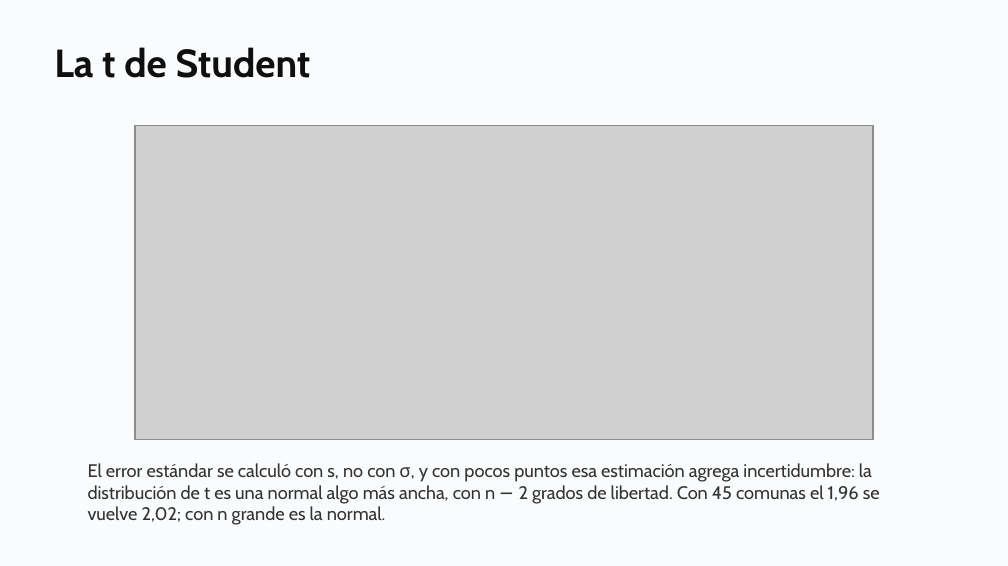
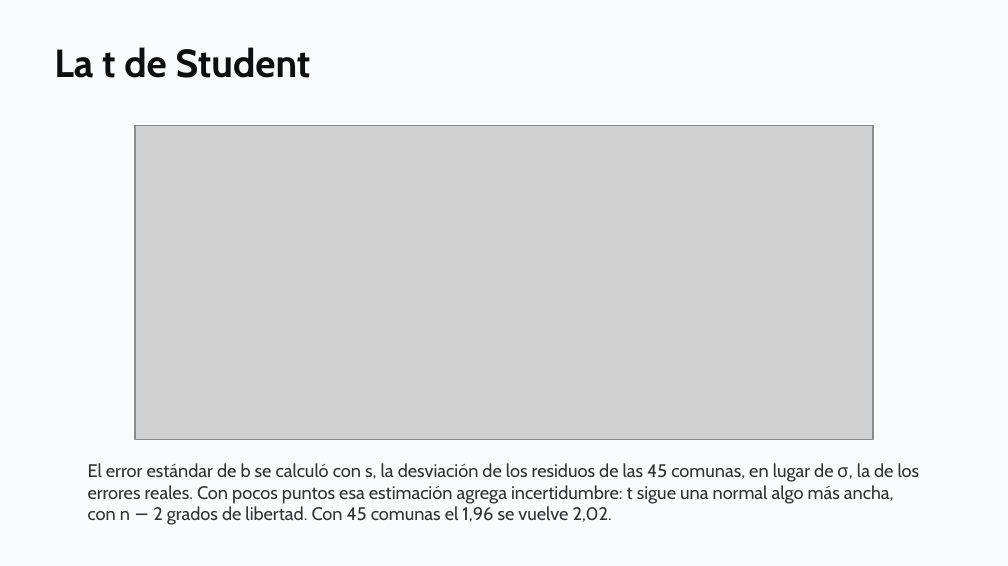
Before and after one commit to daniopitz/diplomado-cdd, a slide deck: slide 32 of presentaciones/clase05_probabilidad_inferencia.pptx (slide 31 before the commit). Drawn at 1008x566 pixels with LibreOffice and Linux fonts; fonts in the diff are those of the drawing; grey boxes stand for pictures. Boxes give left, top, right and bottom in pixels: in the first picture for what was removed or moved away, otherwise in the second. Text is boxed around its words. In the diff, an @@ line names an element or a change of style, - is before the commit and + after.

```diff
--- a/presentaciones/clase05_probabilidad_inferencia.pptx
+++ b/presentaciones/clase05_probabilidad_inferencia.pptx
@@ text at box(88, 463, 920, 525): text changed @@
-El error estándar se calculó con s, no con σ, y con pocos puntos esa estimación agrega incertidumbre: la distribución de t es una normal algo más ancha, con n − 2 grados de libertad. Con 45 comunas el 1,96 se vuelve 2,02; con n grande es la normal.
+El error estándar de b se calculó con s, la desviación de los residuos de las 45 comunas, en lugar de σ, la de los errores reales. Con pocos puntos esa estimación agrega incertidumbre: t sigue una normal algo más ancha, con n − 2 grados de libertad. Con 45 comunas el 1,96 se vuelve 2,02.
```
Also in this commit, not shown: 1 other slide changed, 1 slide added, 3 other files.
